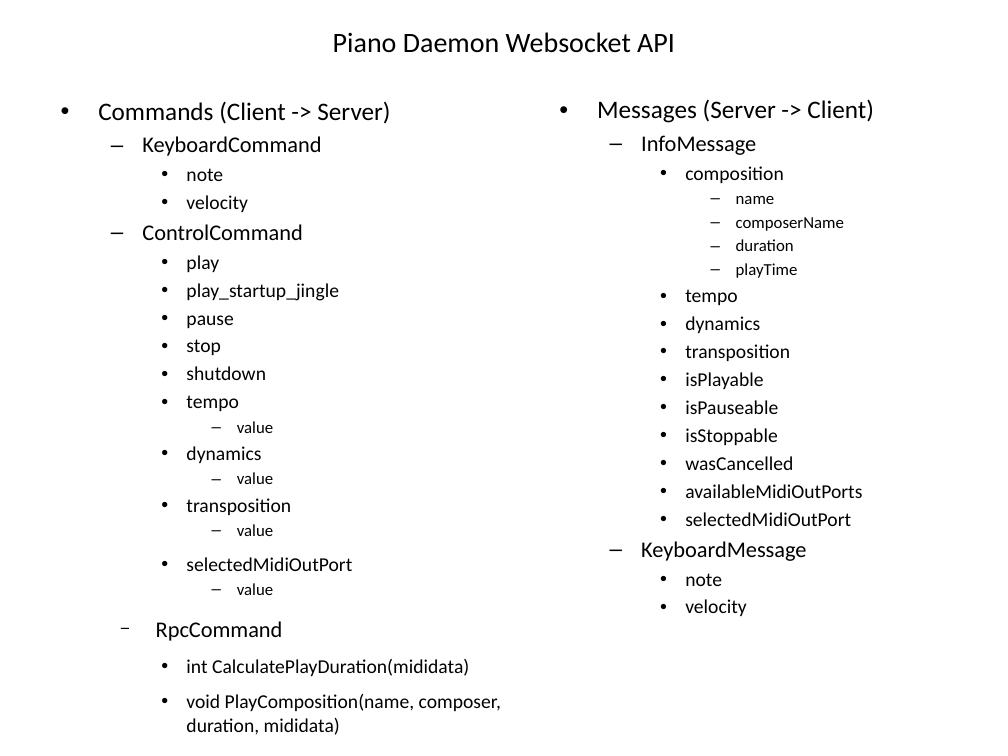
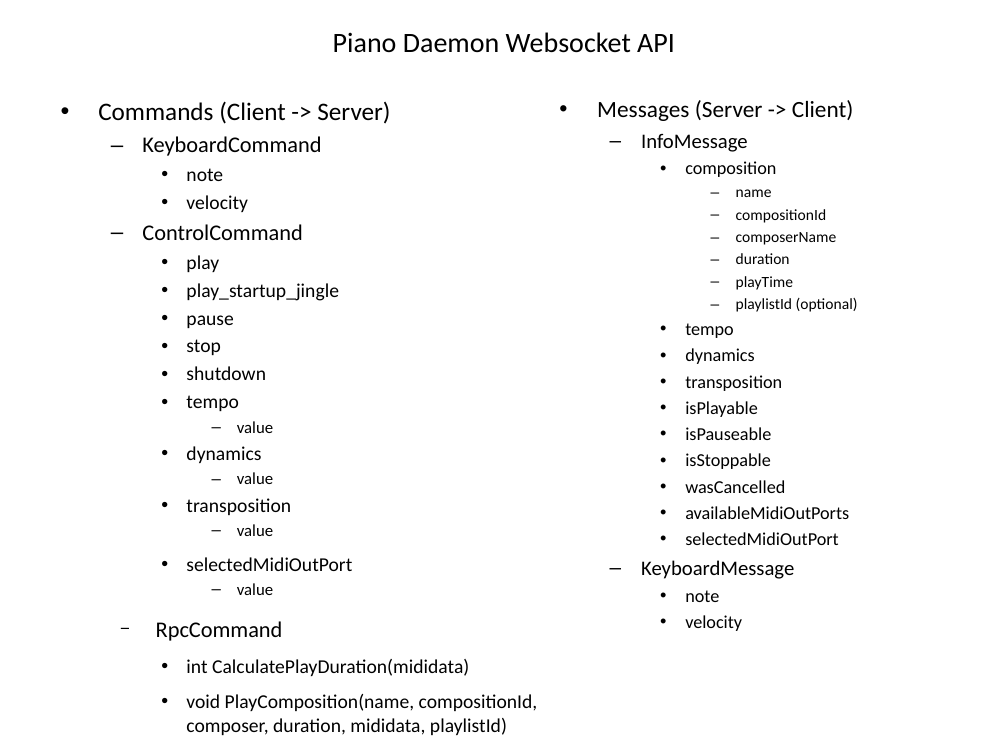
Before and after one commit to NHuffschmid/depinus, a slide deck: slide 2 of architecture.odp. Drawn at 1008x756 pixels with LibreOffice and Linux fonts; fonts in the diff are those of the drawing. Boxes give left, top, right and bottom in pixels: in the first picture for what was removed or moved away, otherwise in the second. Text is boxed around its words. In the diff, an @@ line names an element or a change of style, - is before the commit and + after.

Commit message:
improved playlist sync across clients

```diff
--- a/architecture.odp
+++ b/architecture.odp
@@ text at (x1=597, y1=100, x2=854, y2=631): size 18 to 16.6 pt in "Messages (Server -> Client)"; size 16 to 14.8 pt in "InfoMessage", "KeyboardMessage"; size 14 to 12.9 pt in "composition", "tempo", "dynamics", "transposition" and 8 more places; size 12 to 11.1 pt in "name", "composerName", "duration", "playTime" @@
@@ text at (x1=736, y1=209, x2=827, y2=223): paragraph added @@
+      – compositionId
@@ text at (x1=736, y1=298, x2=858, y2=312): paragraph added @@
+      – playlistId (optional)
@@ text at (x1=186, y1=694, x2=538, y2=735): text changed @@
-    • void PlayComposition(name, composer, duration, mididata)
+    • void PlayComposition(name, compositionId, composer, duration, mididata, playlistId)
```
Also in this commit, not shown: 5 other files.
